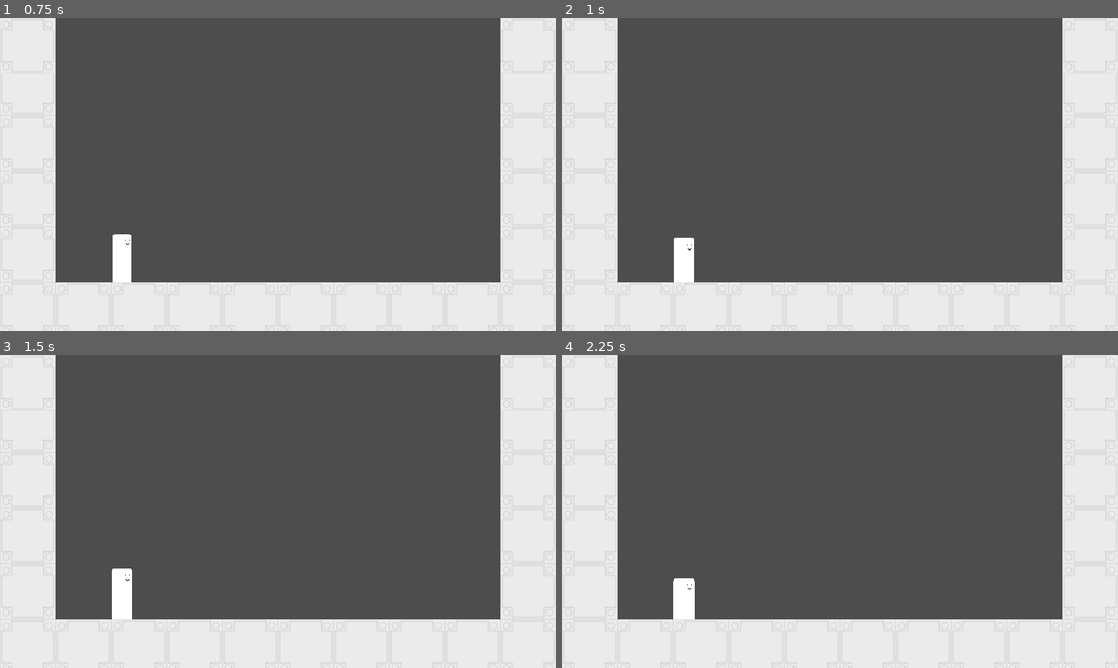
Above: before the commit, frames 1-4 (two rows, left to right).
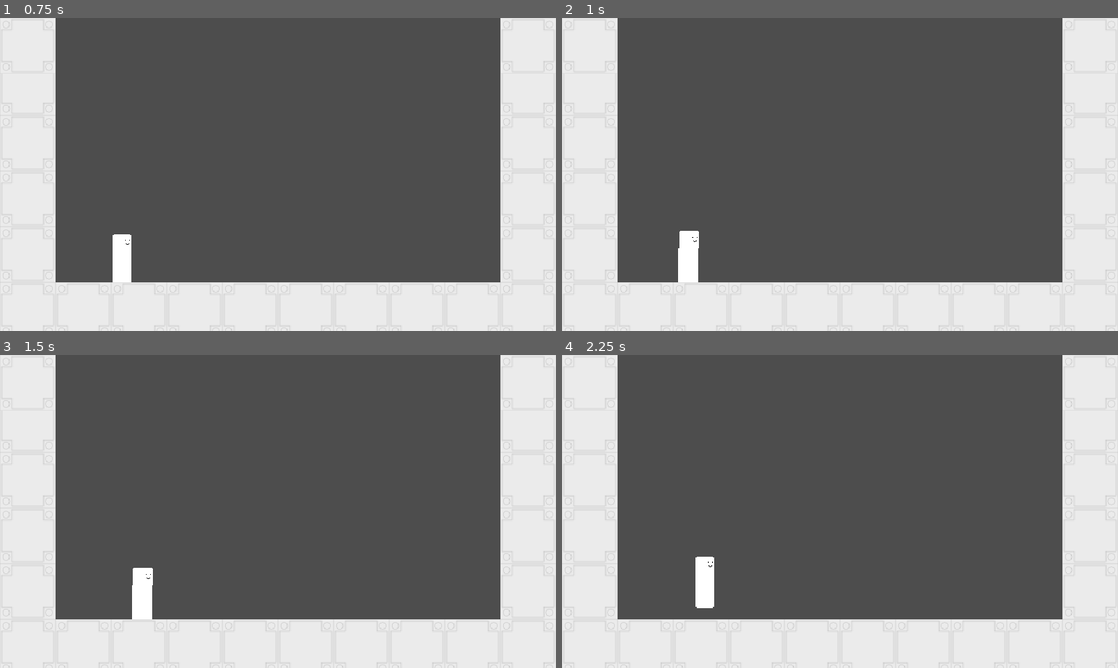
Above: after the commit, the same moments.

Repository: Mysteria0/To-Be-Name-Fighting-Game
Game: Godot game, scene res://main.tscn
Same seed, same stepped clock (60 frames per second), same inputs: the game is played once before the commit and once after it.
Inputs:
- Up to frame 1 (0.75 s): tap Enter at 0.5 s; hold Right (ui_right) from 0.53 s (still down)
- Up to frame 2 (1 s): keep holding Right (ui_right); tap Up (ui_up) at 0.77 s
- Up to frame 3 (1.5 s): keep holding Right (ui_right)
- Up to frame 4 (2.25 s): tap Up (ui_up) at 1.52 s; release Right (ui_right) at 2.03 s; hold Left (ui_left) from 2.03 s (still down)

Frame 1 is identical in both runs. In frame 2, 0.3% of the frame differs, in the area x 20-25%, y 68-85%; in frame 3, 1.2%, in the area x 20-28%, y 68-85%; in frame 4, 1.1%.

Commit message:
changes to movement

Diff:
--- a/Player.tscn
+++ b/Player.tscn
@@ -59,7 +59,7 @@
 "duration": 1.0,
 "texture": ExtResource("8_r3kul")
 }, {
-"duration": 10.0,
+"duration": 1.0,
 "texture": ExtResource("9_jatw7")
 }],
 "loop": true,
--- a/Scripts/State Machine/Tsurugi States/tsurugi_falling.gd
+++ b/Scripts/State Machine/Tsurugi States/tsurugi_falling.gd
@@ -2,6 +2,13 @@
 
 @export var landing_state : State
 @export var jump_state : State
+
+func enter() -> void:
+	super()
+	if Input.is_action_pressed("ui_left"):
+		parent.velocity.x = -35
+	elif Input.is_action_pressed("ui_right"):
+		parent.velocity.x = 35
 
 # Called when the node enters the scene tree for the first time.
 func process_input(event: InputEvent) -> State:
--- a/Scripts/State Machine/Tsurugi States/tsurugi_idle.gd
+++ b/Scripts/State Machine/Tsurugi States/tsurugi_idle.gd
@@ -11,7 +11,7 @@
 func process_input(event: InputEvent) -> State:
 	if Input.is_action_just_pressed('ui_up') and parent.is_on_floor():
 		return jump_state
-	if Input.is_action_just_pressed('ui_left') or Input.is_action_just_pressed('ui_right') and parent.is_on_floor():
+	if Input.is_action_pressed('ui_left') or Input.is_action_pressed('ui_right') and parent.is_on_floor():
 		return move_state
 	return null
 
--- a/Scripts/State Machine/Tsurugi States/tsurugi_jump.gd
+++ b/Scripts/State Machine/Tsurugi States/tsurugi_jump.gd
@@ -18,7 +18,3 @@
 
 func _on_timer_timeout() -> void:
 	parent.velocity.y -= 400
-	if Input.is_action_just_pressed("ui_left"):
-		parent.velocity.x = -35
-	elif Input.is_action_just_pressed("ui_right"):
-		parent.velocity.x = 35
--- a/Scripts/State Machine/Tsurugi States/tsurugi_landing.gd
+++ b/Scripts/State Machine/Tsurugi States/tsurugi_landing.gd
@@ -10,8 +10,8 @@
 
 
 func process_frame(_delta: float) -> State:
-	if timer < 60:
+	if timer < 40:
 		timer += 1
-	if timer >= 60:
+	if timer >= 40:
 		return idle_state
 	return null
